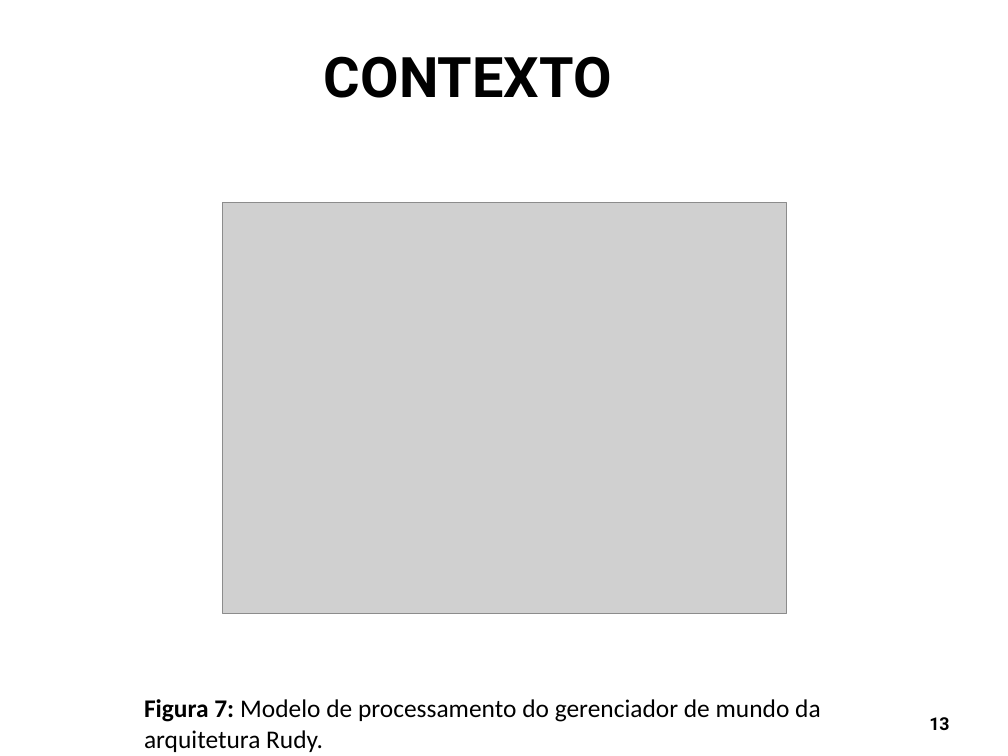
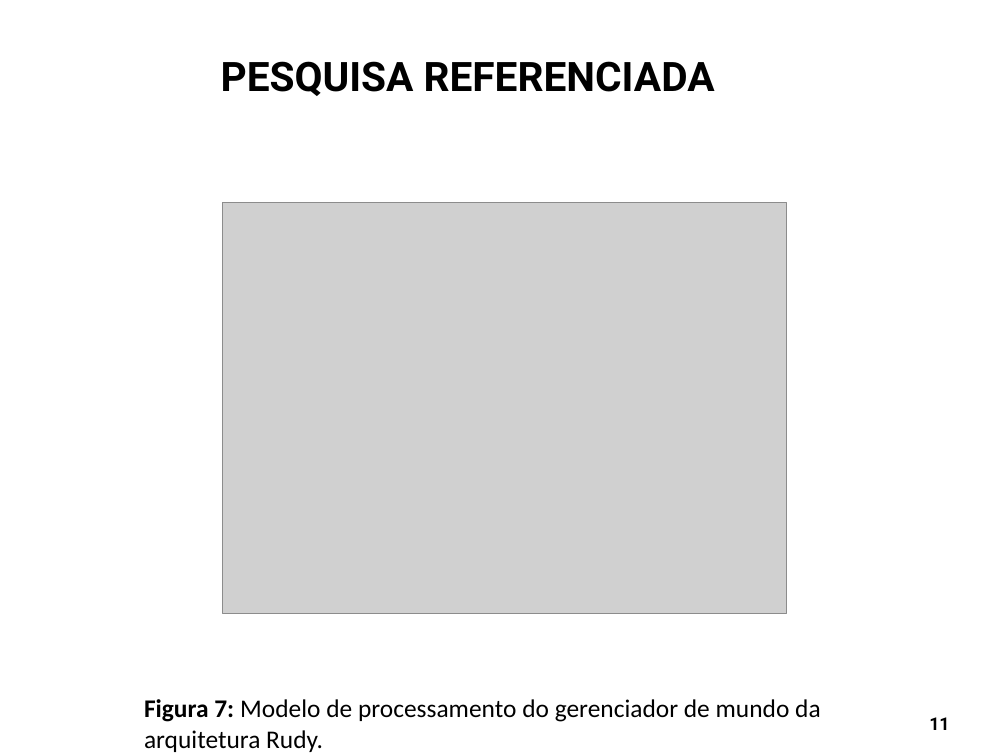
Before and after one commit to Schweigert/TCC, a slide deck: slide 11 of tcc/Apresentacao/apresentacao_tcc1.odp (slide 13 before the commit). Drawn at 1008x756 pixels with LibreOffice and Linux fonts; fonts in the diff are those of the drawing; grey boxes stand for pictures; background and template pictures are left out. Boxes give left, top, right and bottom in pixels: in the first picture for what was removed or moved away, otherwise in the second. Text is boxed around its words. In the diff, an @@ line names an element or a change of style, - is before the commit and + after.

```diff
--- a/tcc/Apresentacao/apresentacao_tcc1.odp
+++ b/tcc/Apresentacao/apresentacao_tcc1.odp
@@ title at box(221, 61, 715, 96): text changed; size 44 to 32 pt @@
-CONTEXTO
+PESQUISA REFERENCIADA
@@ page number at box(929, 717, 949, 730): text changed @@
-13
+11
```
Also in this commit, not shown: 17 other slides changed, 3 slides removed, 4 other files.
